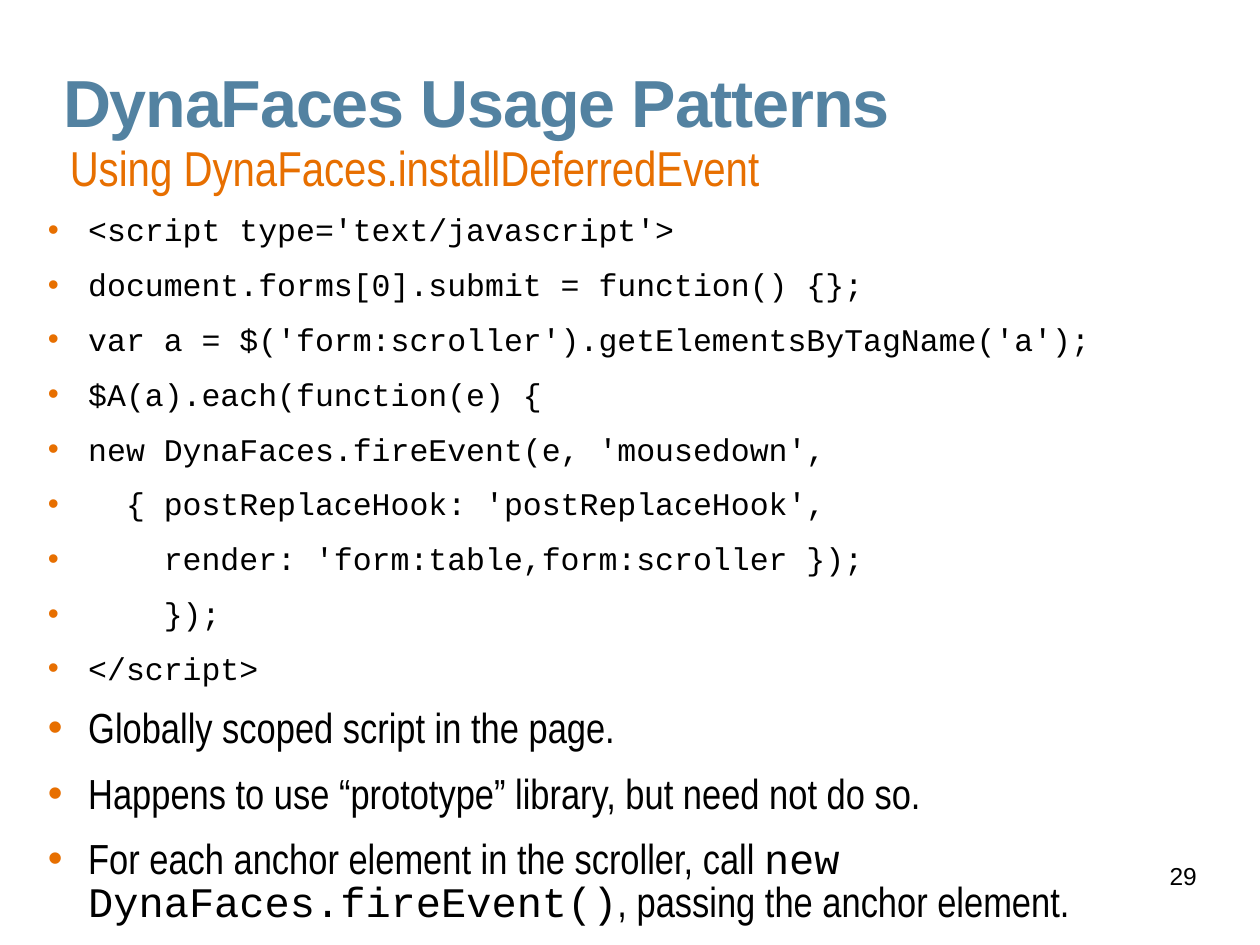
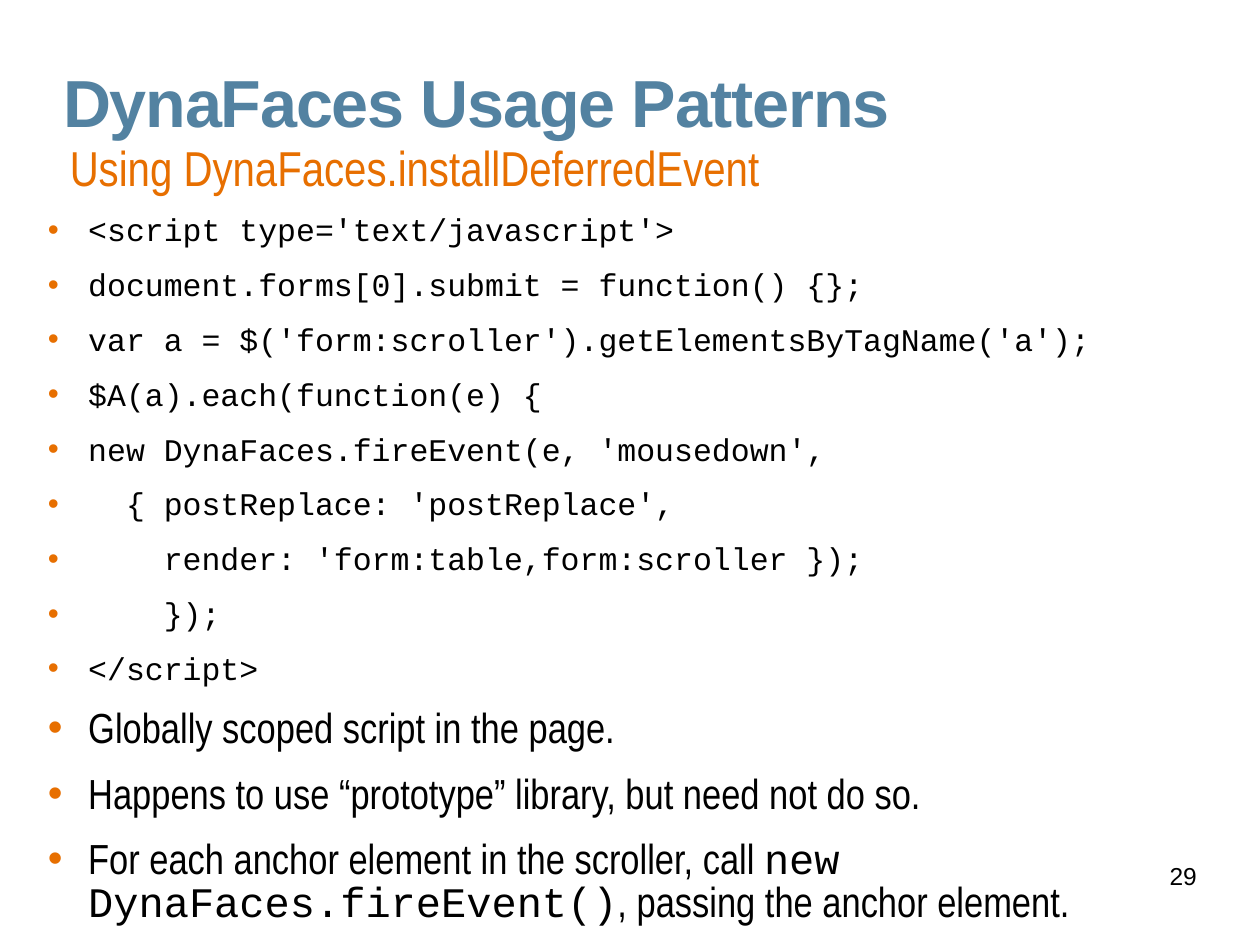
Before and after one commit to javaee/javaserverfaces-extensions, a slide deck: slide 29 of www/slides/dynafaces-advanced.odp. Drawn at 1260x945 pixels with LibreOffice and Linux fonts; fonts in the diff are those of the drawing; background and template pictures are left out. Boxes give left, top, right and bottom in pixels: in the first picture for what was removed or moved away, otherwise in the second. Text is boxed around its words. In the diff, an @@ line names an element or a change of style, - is before the commit and + after.

Commit message:
remove hook references

```diff
--- a/www/slides/dynafaces-advanced.odp
+++ b/www/slides/dynafaces-advanced.odp
@@ text at [164,493,675,522]: text changed @@
-• { postReplaceHook: 'postReplaceHook',
+• { postReplace: 'postReplace',
```
Also in this commit, not shown: 22 other slides changed, 1 other file.
